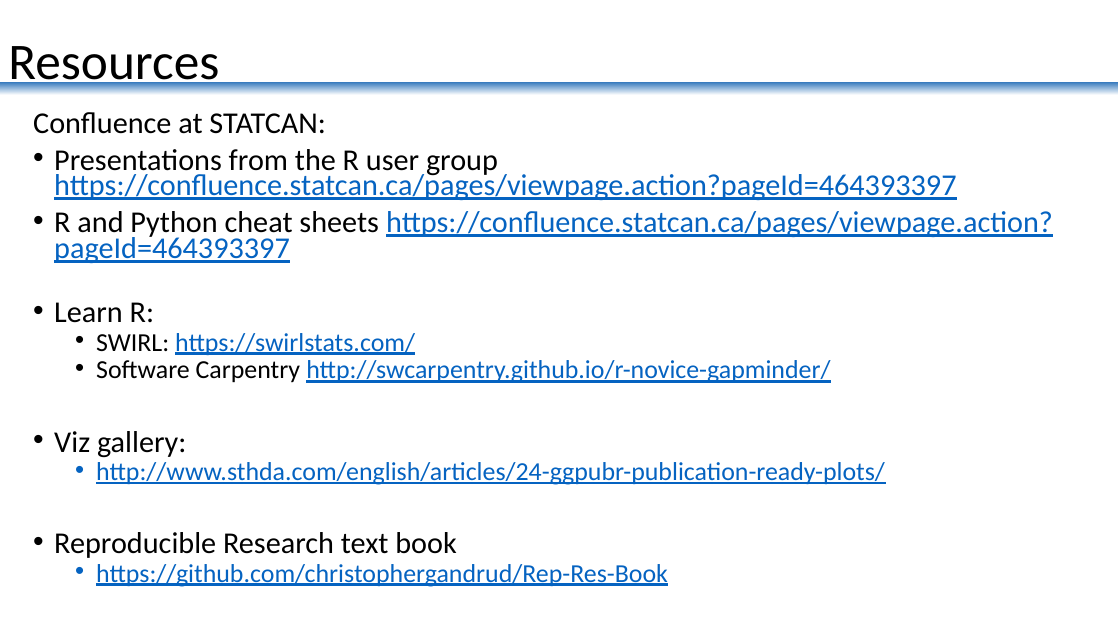
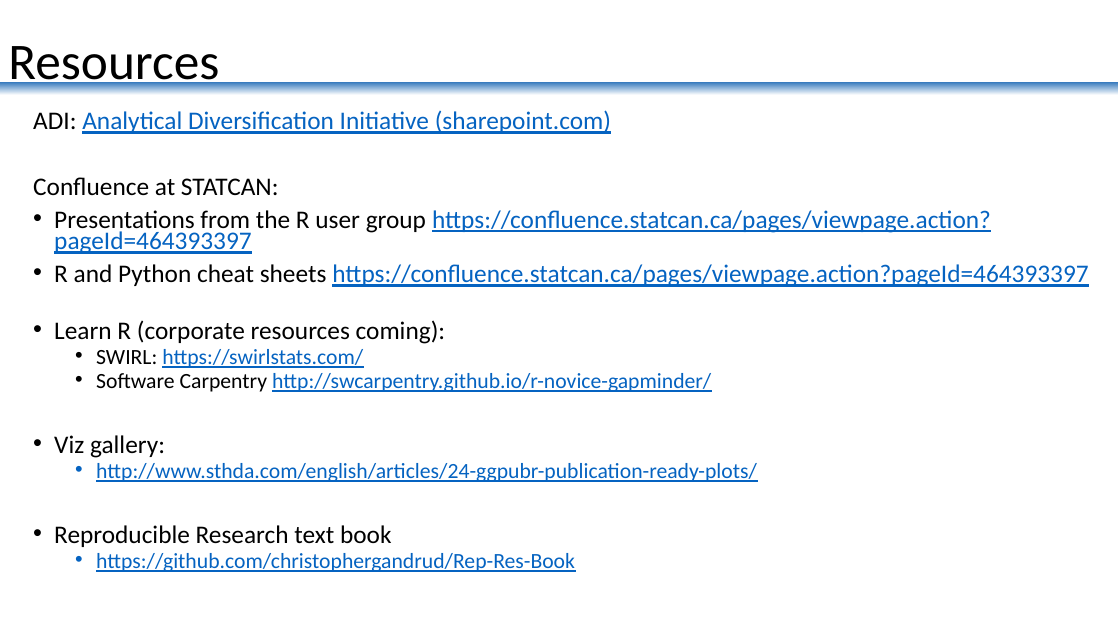
Before and after one commit to MagB/R_Course1, a slide deck: slide 13 of 1_Why_R/R_for_STATCAN.pptx. Drawn at 1120x630 pixels with LibreOffice and Linux fonts; fonts in the diff are those of the drawing. Boxes give left, top, right and bottom in pixels: in the first picture for what was removed or moved away, otherwise in the second. Text is boxed around its words. In the diff, an @@ line names an element or a change of style, - is before the commit and + after.

```diff
--- a/1_Why_R/R_for_STATCAN.pptx
+++ b/1_Why_R/R_for_STATCAN.pptx
@@ text at <box>33,110,611,134</box>: paragraph added @@
+ADI: Analytical Diversification Initiative (sharepoint.com)
@@ text at <box>33,177,1088,572</box>: size 25.9 to 21.7 pt in "Confluence at STATCAN:", "Presentations from the R user group https://confluence.statc ...", "R and Python cheat sheets https://confluence.statcan.ca/page ...", "Viz gallery:" and 1 more places; size 22.2 to 18.6 pt in "SWIRL: https://swirlstats.com/", "Software Carpentry http://swcarpentry.github.io/r-novice-gap ...", "http://www.sthda.com/english/articles/24-ggpubr-publication- ...", "https://github.com/christophergandrud/Rep-Res-Book" @@
@@ text at <box>54,320,446,344</box>: text changed; size 25.9 to 21.7 pt @@
-• Learn R:
+• Learn R (corporate resources coming):
```
Also in this commit, not shown: 1 other slide changed.
